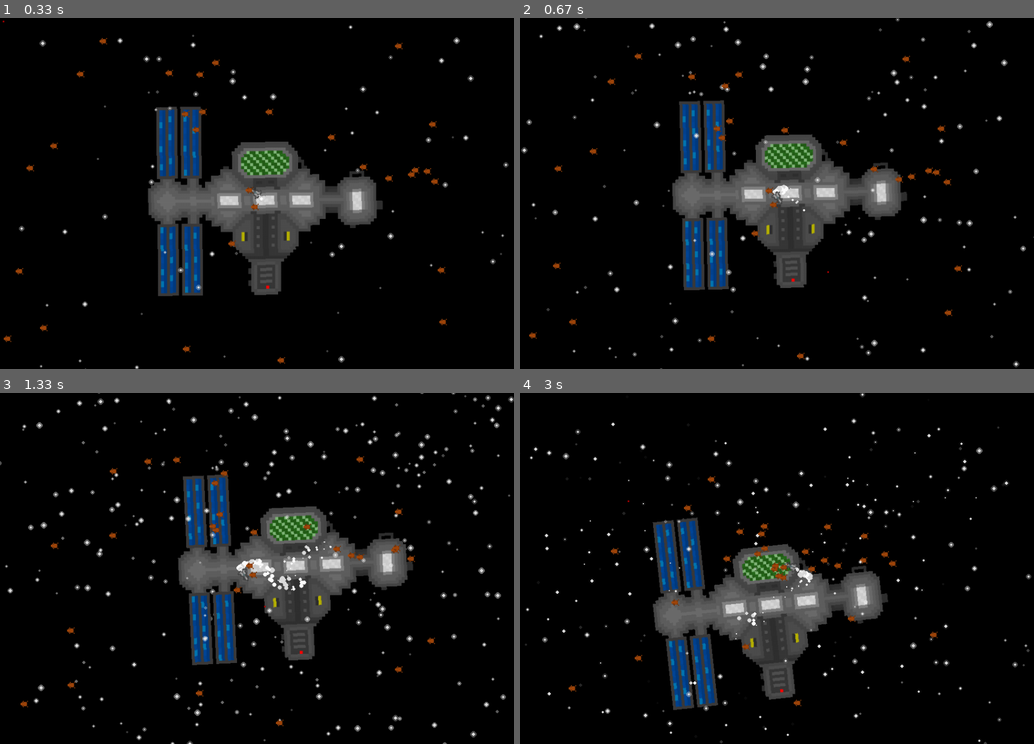
Above: before the commit, frames 1-4 (two rows, left to right).
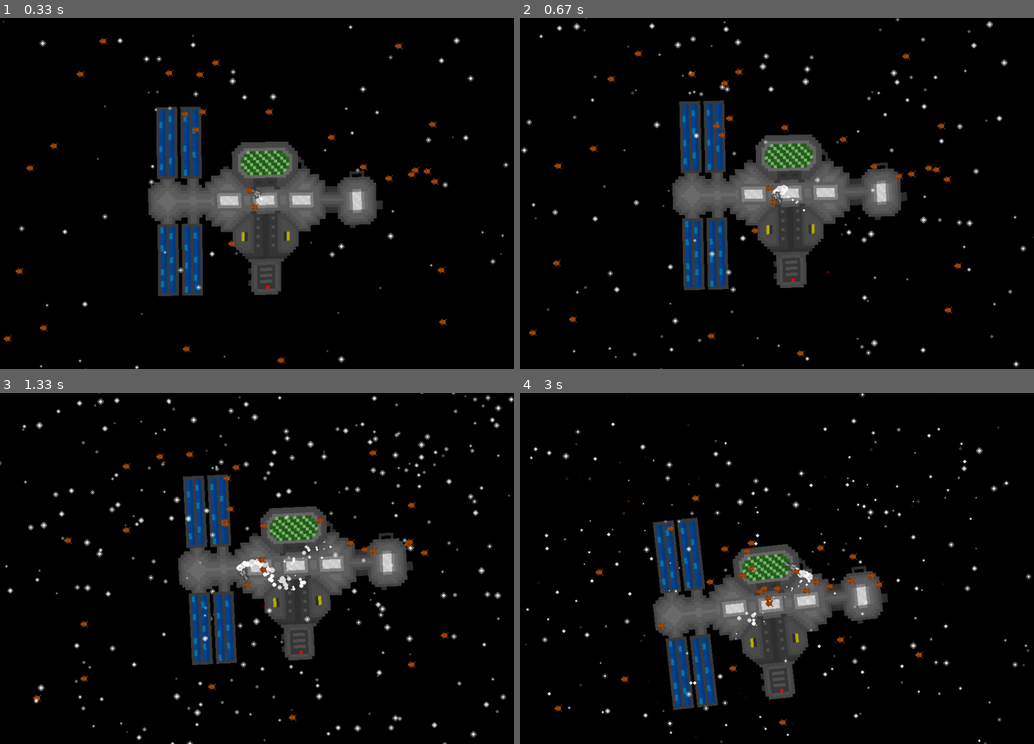
Above: after the commit, the same moments.

Repository: ztdnzunYT/Capstone-Project-2024
Game: pygame game, started from xzplore/xzplore.py
The game is run twice, just before and just after one commit, with the same random seed, the same clock (stepped at 60 frames per second) and the same inputs.
Inputs (mouse positions are in pixels of both pictures, inside the frame that each line leads up to):
- Up to frame 1 (0.33 s): no input
- Up to frame 2 (0.67 s): press the mouse at (653, 197) at 0.37 s; move the mouse to (741, 232) at 0.47 s; release the mouse at (828, 270) at 0.6 s
- Up to frame 3 (1.33 s): press the mouse at (133, 572) at 0.7 s; move the mouse to (128, 505) at 0.8 s; release the mouse at (123, 438) at 0.93 s; press the mouse at (133, 572) at 1.03 s; move the mouse to (200, 589) at 1.13 s; release the mouse at (262, 607) at 1.27 s
- Up to frame 4 (3 s): click (777, 610) at 1.42 s; click (879, 540) at 1.92 s; click (962, 540) at 2.25 s; click (627, 501) at 2.75 s

Frame 1 is identical in both runs. In frame 2, 0.9% of the frame differs, in the area x 1-86%, y 9-98%; in frame 3, 1.1%; in frame 4, 1.2%, in the area x 6-82%, y 23-95%.

Commit message:
parasite offset

Diff:
--- a/xzplore/xzplore.py
+++ b/xzplore/xzplore.py
@@ -19,8 +19,8 @@
     world_startY = SCREEN_HEIGHT/2
 
     dir_offset = 25
-
     offset_distance = 45
+    movement_amount = 60
 
     def dis_calc(mouse_pos,spaceship):
         mtos_dis = round(math.sqrt((mouse_pos[1]-spaceship[1])**2+(mouse_pos[0]-spaceship[0])**2))
@@ -30,7 +30,7 @@
     y_offset = .1
 
     def direction(angle,mouse_pos):
-        if World_pos.dis_calc(mouse_pos,spaceship.position) > 50 :
+        if World_pos.dis_calc(mouse_pos,spaceship.position) > World_pos.movement_amount :
             if (mouse_pos[0] - spaceship.position[0]) > -angle:
                 x = (spaceship.acceleration * -1)
             elif (mouse_pos[0] - spaceship.position[0]) < angle:
@@ -86,7 +86,7 @@
         dis = math.sqrt((pygame.mouse.get_pos()[1] - spaceship.position[1])**2+(pygame.mouse.get_pos()[0] -spaceship.position[0])**2 )
         self.dir = dir
 
-        if dir.length() > 60:
+        if dir.length() > World_pos.movement_amount:
             dir = dir.normalize()
             self.position += dir * self.acceleration
             self.rect.center = self.position
@@ -322,7 +322,32 @@
         self.size = size
         self.speed = speed
 
-    def update(self):
+    def update(self,angle):
+        dis = math.sqrt((pygame.mouse.get_pos()[1]-spaceship.position[1])**2 + (pygame.mouse.get_pos()[0] - spaceship.position[0])**2)
+
+        if  dis > World_pos.offset_distance:
+            offset = spaceship.acceleration
+        else:
+            offset = 0
+
+        if World_pos.offset_distance > 60:
+            offset -=1
+
+        if (mouse_pos[0] - spaceship.position[0]) > angle:
+            offsetx = -offset
+        elif (mouse_pos[0] - spaceship.position[0]) < -angle:
+            offsetx = offset
+        else:
+            offsetx = 0
+
+
+        if (mouse_pos[1] - spaceship.position[1]) > angle:
+            offsety = -offset
+        elif (mouse_pos[1] - spaceship.position[1]) < -angle:
+            offsety = offset
+        else:
+            offsety = 0
+
         dx = spaceship.position[0] - self.x + random.randint(-100,100)
         dy = spaceship.position[1] - self.y + random.randint(-100,100)
         dir = math.hypot(dx,dy)
@@ -330,10 +355,10 @@
         dy /= dir
         self.x += dx * self.speed/10
         self.y += dy * self.speed/10
+        self.x += offsetx
+        self.y += offsety
         self.rect.center = self.x,self.y
         screen.blit(self.surface,(self.rect))
-
-
 
 '''
 class Planet():
@@ -355,9 +380,9 @@
 '''
 
 crosshair = Crosshair(2,(170,0,0))
-spaceship = Spaceship("assets/spaceship.png",SCREEN_WIDTH/2,SCREEN_HEIGHT/2)
+spaceship = Spaceship("xzplore/assets/spaceship.png",SCREEN_WIDTH/2,SCREEN_HEIGHT/2)
 projectiles = []
-space_station = Space_station("assets/spacestation.png",SCREEN_WIDTH/2,SCREEN_HEIGHT/2)
+space_station = Space_station("xzplore/assets/spacestation.png",SCREEN_WIDTH/2,SCREEN_HEIGHT/2)
 smoke_particles = []
 foreground_stars = []
 background_stars = []
@@ -400,12 +425,11 @@
 
     Projectile.projectile_delay +=1
 
-    if Projectile.projectile_delay > 30:
+    if Projectile.projectile_delay > 10:
         if pygame.mouse.get_pressed()[2]:
             for i in range(2):
                 projectiles.append(Projectile(spaceship.position,25,4,random.uniform(-.03,.03),(255,231,0),100))
             Projectile.projectile_delay = 0
-
 
     for projectile in projectiles[:]:
         projectile.draw()
@@ -420,19 +444,16 @@
     spaceship.move(mouse_pos)
 
     if len(parasites) < 30:
-        parasites.append(Parasite(random.randint(0,SCREEN_WIDTH),random.randint(0,SCREEN_HEIGHT),"assets/parasite1.png",20,random.uniform(1,10)))
+        parasites.append(Parasite(random.randint(0,SCREEN_WIDTH),random.randint(0,SCREEN_HEIGHT),"xzplore/assets/parasite1.png",20,random.uniform(1,10)))
     for parasite in parasites:
-        parasite.update()
+        parasite.update(World_pos.dir_offset)
         for projectile in projectiles:
             if pygame.Rect.colliderect(parasite.rect,projectile.rect):
                 try:
                     projectiles.remove(projectile)
                     parasites.remove(parasite)
-
                 except:
                     pass
-
-
 
     if len(foreground_stars) < 150:
         foreground_stars.append(Star(random.randint(-25,SCREEN_WIDTH),random.randint(-25,SCREEN_HEIGHT),25,random.uniform(0,4),120,random.uniform(5,15)/10,random.uniform(-.002,.002)))
